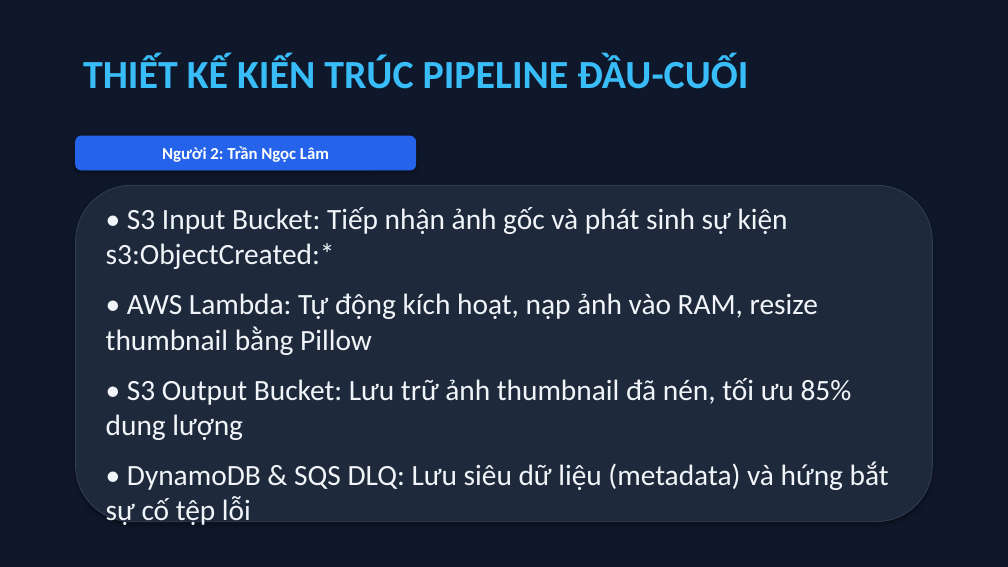
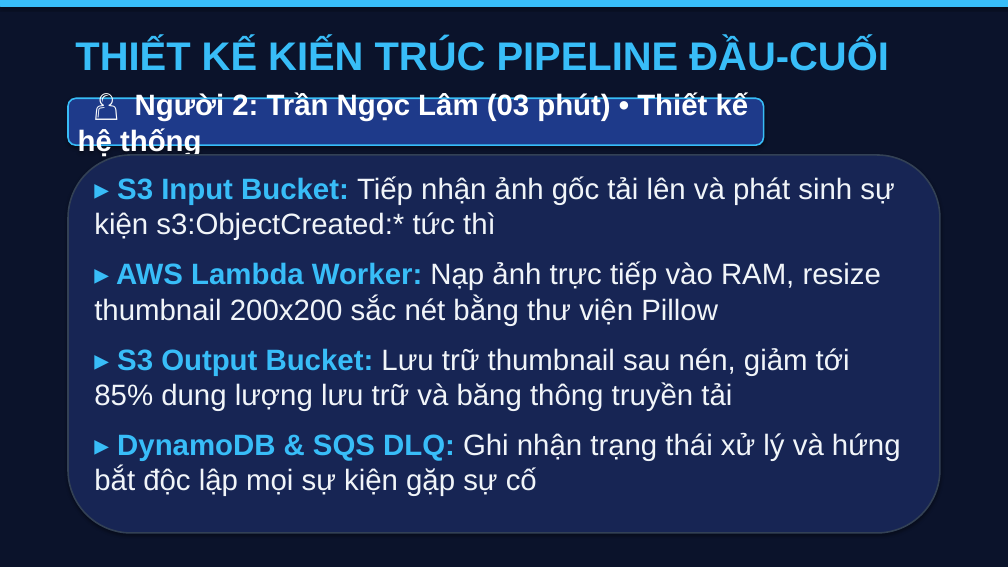
Before and after one commit to datdanghoccode/DTDM_XuLyAnh_Serverless, a slide deck: slide 6 of docs/DTDM_ThuyetTrinh_DeTai9.pptx. Drawn at 1008x567 pixels with LibreOffice and Linux fonts; fonts in the diff are those of the drawing. Boxes give left, top, right and bottom in pixels: in the first picture for what was removed or moved away, otherwise in the second. Text is boxed around its words. In the diff, an @@ line names an element or a change of style, - is before the commit and + after.

```diff
--- a/docs/DTDM_ThuyetTrinh_DeTai9.pptx
+++ b/docs/DTDM_ThuyetTrinh_DeTai9.pptx
@@ rectangle at (x1=0, y1=0, x2=1008, y2=567): fill #0F172A to #0B132B; outline #0F172A 0.75 pt to #0B132B 0.75 pt @@
@@ rectangle added at (x1=0, y1=0, x2=1008, y2=6), fill #38BDF8, outline #38BDF8 0.75 pt @@
@@ text "THIẾT KẾ KIẾN TRÚC PIPELINE ..." moved from (x1=83, y1=55, x2=748, y2=89) to (x1=75, y1=38, x2=888, y2=71) @@
@@ text "THIẾT KẾ KIẾN TRÚC PIPELINE ..." at (x1=75, y1=38, x2=888, y2=71): font Calibri to Arial @@
@@ rounded rectangle "👤 Người 2: Trần Ngọc ..." resized from (x1=76, y1=136, x2=416, y2=170) to (x1=68, y1=98, x2=764, y2=145) @@
@@ rounded rectangle "👤 Người 2: Trần Ngọc ..." at (x1=68, y1=98, x2=764, y2=145): fill #2563EB to #1E3A8A; outline #2563EB 0.75 pt to #38BDF8 1.5 pt @@
@@ text in rounded rectangle at (x1=78, y1=92, x2=749, y2=156): text changed; size 16 to 28 pt; font Calibri to Arial @@
-Người 2: Trần Ngọc Lâm
+👤 Người 2: Trần Ngọc Lâm (03 phút) • Thiết kế hệ thống
@@ rounded rectangle resized from (x1=76, y1=185, x2=932, y2=522) to (x1=68, y1=155, x2=940, y2=533) @@
@@ rounded rectangle at (x1=68, y1=155, x2=940, y2=533): fill #1E293B to #172554; outline #334155 0.75 pt to #334155 1.5 pt @@
@@ text at (x1=94, y1=176, x2=901, y2=496): text changed; font Calibri to Arial @@
-• S3 Input Bucket: Tiếp nhận ảnh gốc và phát sinh sự kiện s3:ObjectCreated:*
-• AWS Lambda: Tự động kích hoạt, nạp ảnh vào RAM, resize thumbnail bằng Pillow
-• S3 Output Bucket: Lưu trữ ảnh thumbnail đã nén, tối ưu 85% dung lượng
-• DynamoDB & SQS DLQ: Lưu siêu dữ liệu (metadata) và hứng bắt sự cố tệp lỗi
+▸ S3 Input Bucket: Tiếp nhận ảnh gốc tải lên và phát sinh sự kiện s3:ObjectCreated:* tức thì
+▸ AWS Lambda Worker: Nạp ảnh trực tiếp vào RAM, resize thumbnail 200x200 sắc nét bằng thư viện Pillow
+▸ S3 Output Bucket: Lưu trữ thumbnail sau nén, giảm tới 85% dung lượng lưu trữ và băng thông truyền tải
+▸ DynamoDB & SQS DLQ: Ghi nhận trạng thái xử lý và hứng bắt độc lập mọi sự kiện gặp sự cố
```
Also in this commit, not shown: 10 other slides changed, 3 slides added, 2 slides removed, 8 other files.
